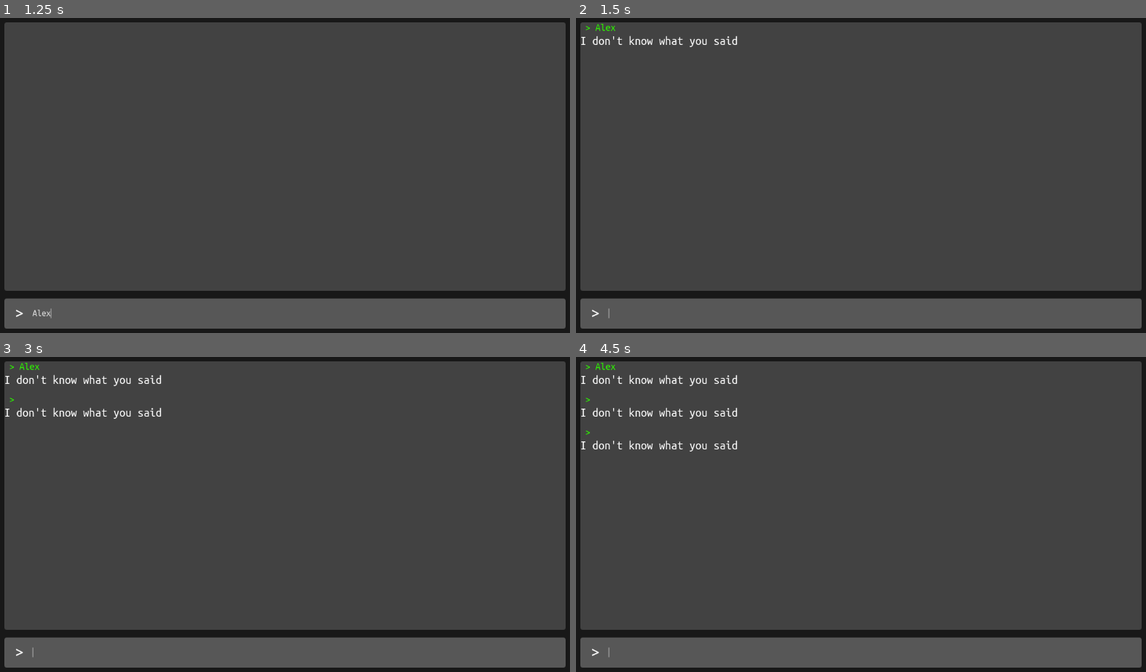
Above: before the commit, frames 1-4 (two rows, left to right).
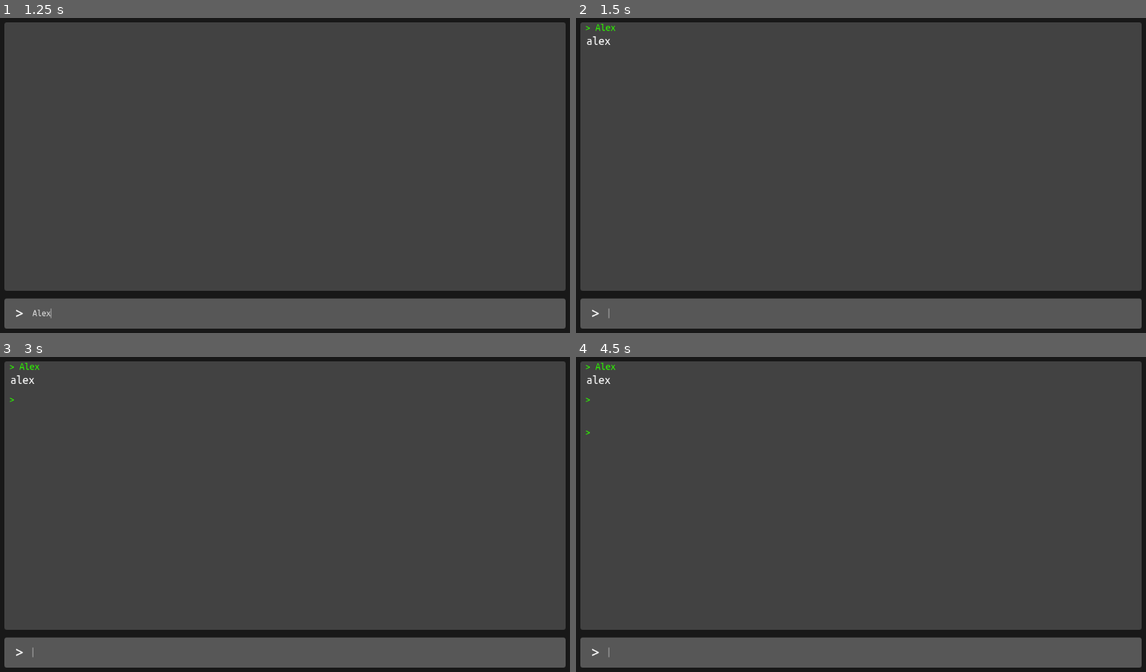
Above: after the commit, the same moments.

Repository: AkIszler/firstRPGGame
Game: Godot game, scene res://scenes/main_game.tscn
Same seed, same stepped clock (60 frames per second), same inputs: the game is played once before the commit and once after it.
Inputs (mouse positions are in pixels of both pictures, inside the frame that each line leads up to):
- Up to frame 1 (1.25 s): click (296, 314) at 0.52 s; type "Alex" at 0.6 s
- Up to frame 2 (1.5 s): tap Enter at 1.25 s
- Up to frame 3 (3 s): tap Space at 2 s; tap Enter at 2.75 s
- Up to frame 4 (4.5 s): tap Space at 3.5 s; tap Enter at 4.25 s

Frame 1 is identical in both runs. In frame 2, 0.3% of the frame differs, in the area x 0-29%, y 5-10%; in frame 3, 0.5%; in frame 4, 0.8%, in the area x 0-29%, y 5-31%.

Commit message:
checking functions

Diff:
--- a/scripts/main_game.gd
+++ b/scripts/main_game.gd
@@ -37,15 +37,6 @@
 
 
 func ReturnToSender (new_text: String) -> String:
-	var returnMsg = ""
-
-	if new_text == "hi mom":
-		returnMsg = "Hello Son"
-
-	elif new_text == "Hi Son":
-			returnMsg = "Hi Mom!"
-
-	else:
-		returnMsg = "I don't know what you said"
+	var returnMsg = " " + new_text.to_lower()
 
 	return returnMsg
